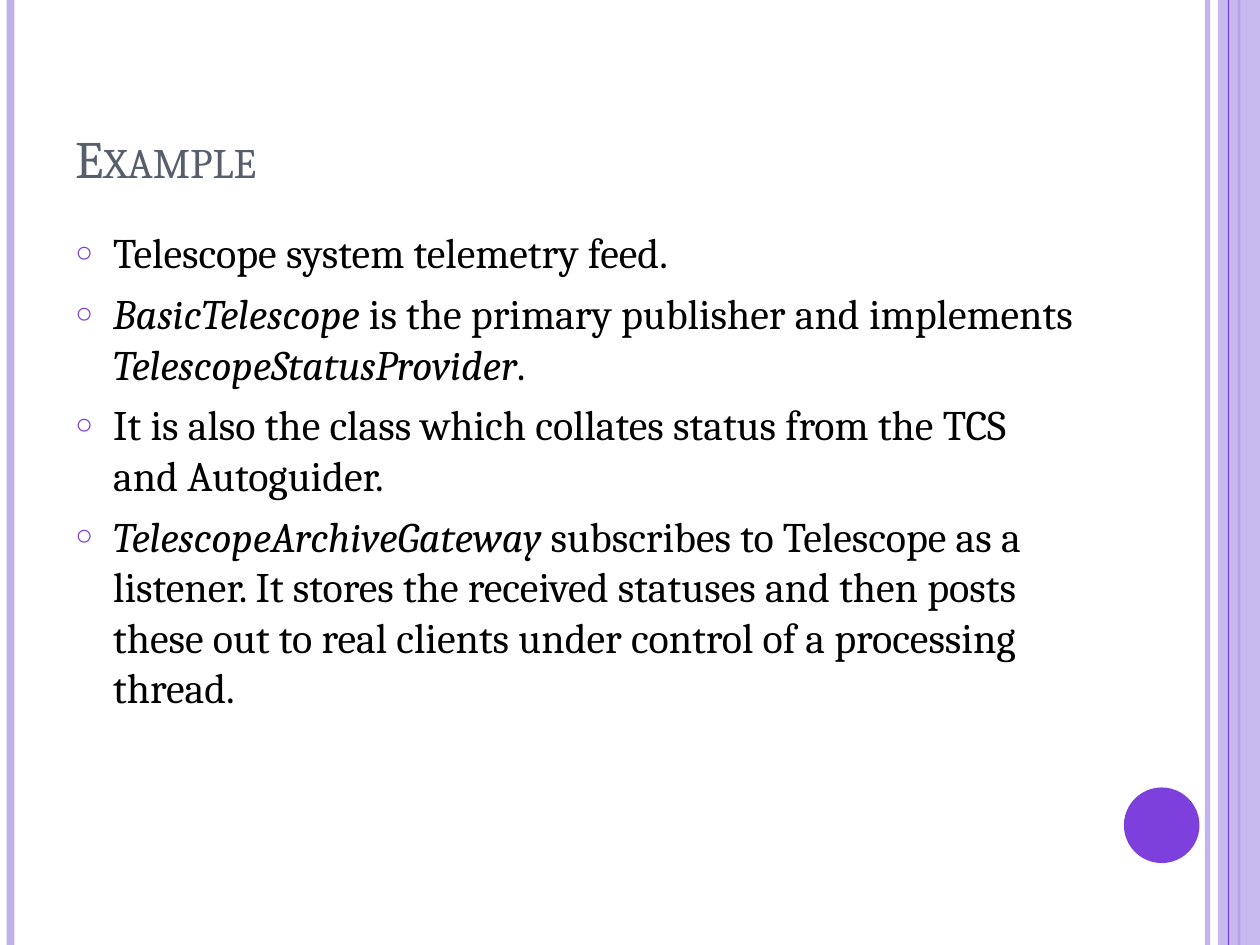
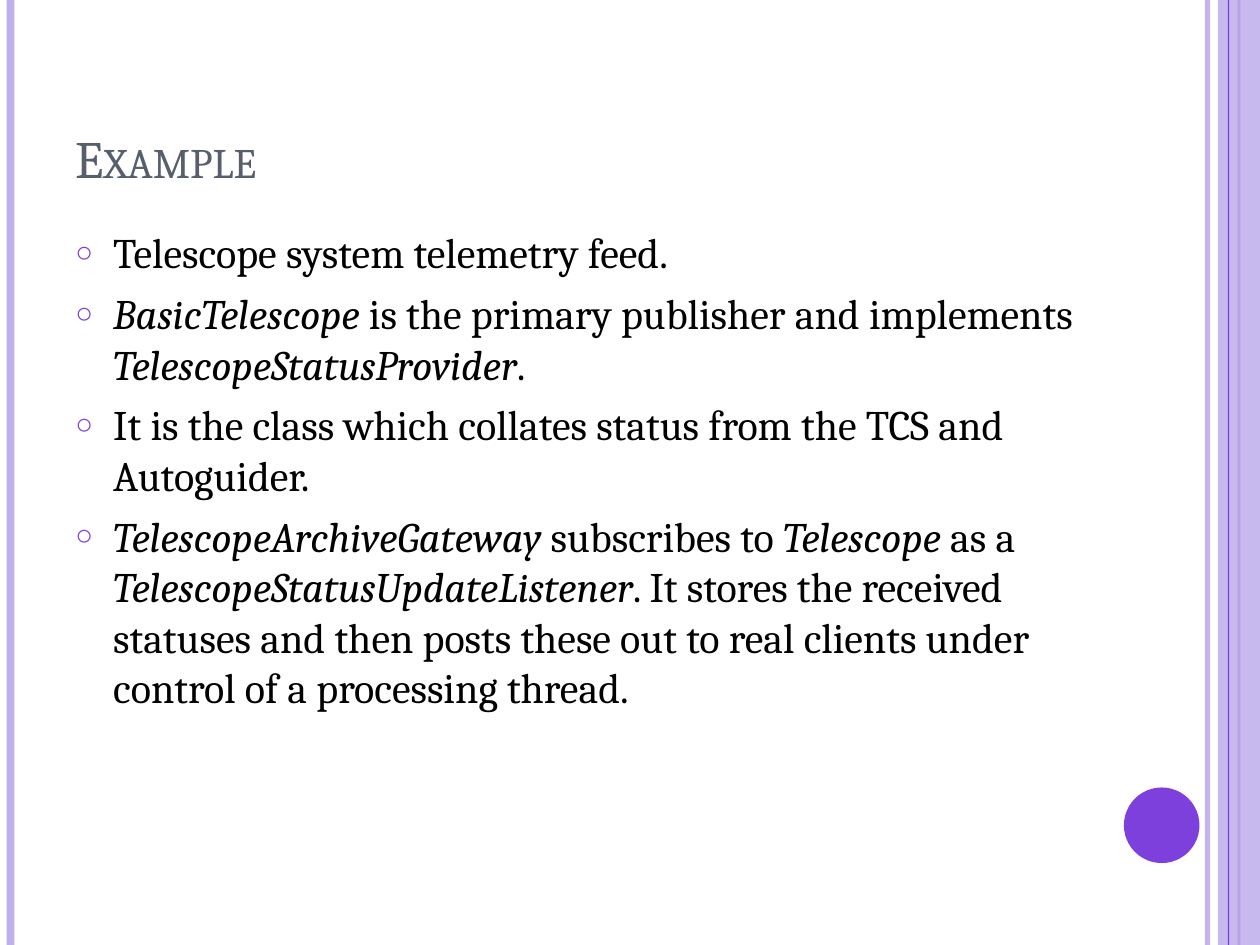
Before and after one commit to LivTel/rcs-handover, a slide deck: slide 16 of ppt/telemetry.pptx (slide 14 before the commit). Drawn at 1260x945 pixels with LibreOffice and Linux fonts; fonts in the diff are those of the drawing. Boxes give left, top, right and bottom in pixels: in the first picture for what was removed or moved away, otherwise in the second. Text is boxed around its words. In the diff, an @@ line names an element or a change of style, - is before the commit and + after.

```diff
--- a/ppt/telemetry.pptx
+++ b/ppt/telemetry.pptx
@@ text at [113,410,1029,713]: text changed @@
-○ It is also the class which collates status from the TCS and Autoguider.
-○ TelescopeArchiveGateway subscribes to Telescope as a listener. It stores the received statuses and then posts these out to real clients under control of a processing thread.
+○ It is the class which collates status from the TCS and Autoguider.
+○ TelescopeArchiveGateway subscribes to Telescope as a TelescopeStatusUpdateListener. It stores the received statuses and then posts these out to real clients under control of a processing thread.
```
Also in this commit, not shown: 6 other slides changed, 7 slides added, 2 slides removed, 8 other files.
